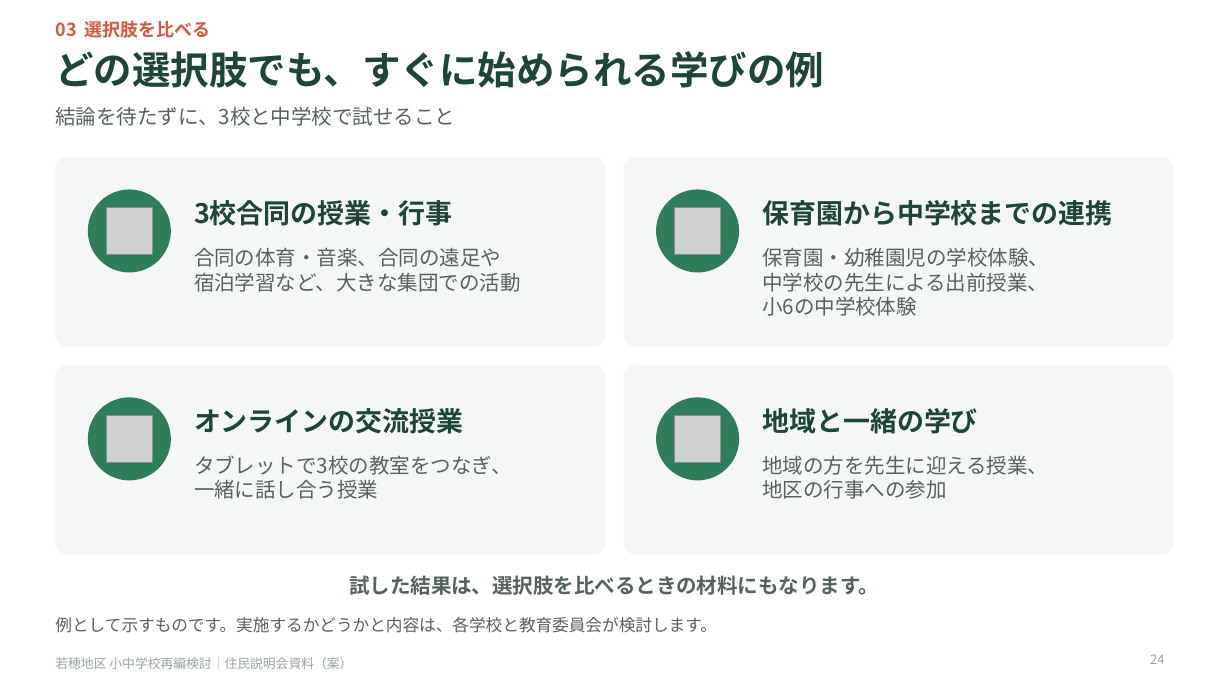
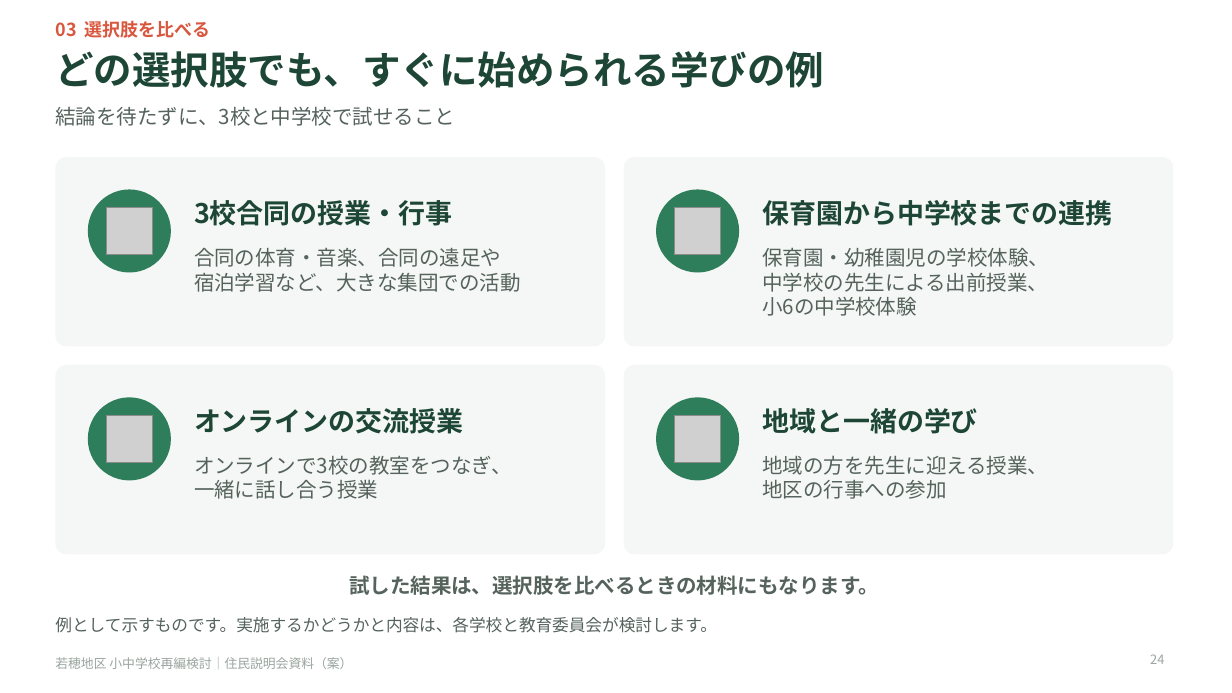
Before and after one commit to Masaki12008/GS, a slide deck: slide 24 of output/若穂地区_住民説明会資料.pptx. Drawn at 1232x693 pixels with LibreOffice and Linux fonts; fonts in the diff are those of the drawing; grey boxes stand for pictures. Boxes give left, top, right and bottom in pixels: in the first picture for what was removed or moved away, otherwise in the second. Text is boxed around its words. In the diff, an @@ line names an element or a change of style, - is before the commit and + after.

```diff
--- a/output/若穂地区_住民説明会資料.pptx
+++ b/output/若穂地区_住民説明会資料.pptx
@@ text at [194,456,512,475]: text changed @@
-タブレットで3校の教室をつなぎ、
+オンラインで3校の教室をつなぎ、
```
Also in this commit, not shown: 9 other slides changed, 9 other files.
